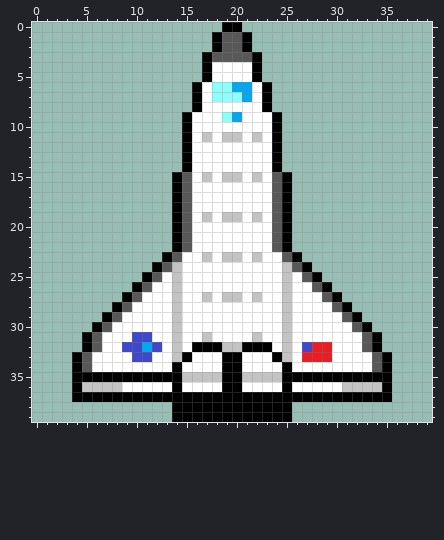
A pixel-art sprite gets an edit: src/main/resources/ship.png. The picture above is the old version.
The file is 40x40 pixels.
New version:
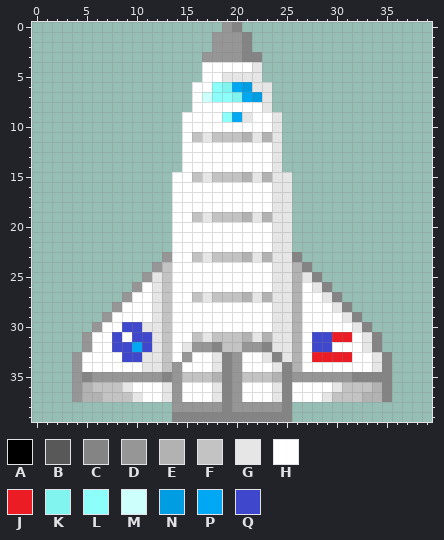
Palette (. is transparent): A #000000  B #585858  C #848484  D #969696  E #b2b2b2  F #c3c3c3  G #e6e6e6  H #ffffff  J #ec1c24  K #81f4f0  L #8cfffb  M #cdfffd  N #019de3  P #00a8f3  Q #3f48cc
Changes in this commit:
@@ x 0..39 @@
- 0 ...................AA...................
- 1 ..................ABBA..................
- 2 ..................ABBA..................
- 3 .................ABBBBA.................
- 4 .................AHHHHA.................
- 5 .................AHHHHA.................
- 6 ................AHLLPPHA................
- 7 ................AHLLLPHA................
- 8 ................AHHHHHHA................
- 9 ...............AHHHLPHHHA...............
-10 ...............AHHHHHHHHA...............
-11 ...............AHFHFFHFHA...............
-12 ...............AHHHHHHHHA...............
-13 ...............AHHHHHHHHA...............
-14 ...............AHHHHHHHHA...............
-15 ..............ABHFHFFHFHBA..............
-16 ..............ABHHHHHHHHBA..............
-17 ..............ABHHHHHHHHBA..............
-18 ..............ABHHHHHHHHBA..............
-19 ..............ABHFHFFHFHBA..............
-20 ..............ABHHHHHHHHBA..............
-21 ..............ABHHHHHHHHBA..............
-22 ..............ABHHHHHHHHBA..............
-23 .............ABHHFHFFHFHHBA.............
-24 ............ABFHHHHHHHHHHFBA............
-25 ...........ABHFHHHHHHHHHHFHBA...........
-26 ..........ABHHFHHHHHHHHHHFHHBA..........
-27 .........ABHHHFHHFHFFHFHHFHHHBA.........
-28 ........ABHHHHFHHHHHHHHHHFHHHHBA........
-29 .......ABHHHHHFHHHHHHHHHHFHHHHHBA.......
-30 ......ABHHHHHHFHHHHHHHHHHFHHHHHHBA......
-31 .....ABHHHQQHHFHHFHHHHFHHFHHHHHHHBA.....
-32 .....ABHHQQPQHFHAAAFFAAAHFHQJJHHHBA.....
-33 ....ABHHHHQQHHFAHHHAAHHHAFHJJJHHHHBA....
-34 ....ABHHHHHHHHAHHHHAAHHHHAHHHHHHHHBA....
-35 ....AAAAAAAAAAAFFFFAAFFFFAAAAAAAAAAA....
-36 ....AFFFFHHHHHAHHHHAAHHHHAHHHHHFFFFA....
-37 ....AAAAAAAAAAAAAAAAAAAAAAAAAAAAAAAA....
-38 ..............AAAAAAAAAAAA..............
-39 ..............AAAAAAAAAAAA..............
+ 0 ...................DC...................
+ 1 ..................DDDC..................
+ 2 ..................DDDC..................
+ 3 .................DDDDCC.................
+ 4 .................HHHHHG.................
+ 5 .................HHGGGG.................
+ 6 ................HHLKPNGG................
+ 7 ................HMLLKPNG................
+ 8 ................HHHHHHHG................
+ 9 ...............HHHHLPGHHG...............
+10 ...............HHHHHHHHHG...............
+11 ...............HFGFFFEGEG...............
+12 ...............HHHHHHHHHG...............
+13 ...............HHHHHHHHHG...............
+14 ...............HHHHHHHHHG...............
+15 ..............HHFGFFFEGEGG..............
+16 ..............HHHHHHHHHHGG..............
+17 ..............HHHHHHHHHHGG..............
+18 ..............HHHHHHHHHHGG..............
+19 ..............HHFGFFFEGEGG..............
+20 ..............HHHHHHHHHHGG..............
+21 ..............HHHHHHHHHHGG..............
+22 ..............HHHHHHHHHHGG..............
+23 .............DHHFGFFFEGEGGC.............
+24 ............DFHHHHHHHHHHGGEC............
+25 ...........DGFHHHHHHHHHHGGEGC...........
+26 ..........DHGFHHHHHHHHHHGGEHGC..........
+27 .........DHHGFHHFGFFFEGEGGEHHGC.........
+28 ........DHHHGFHHHHHHHHHHGGEHHHGC........
+29 .......DHHHHGFHHHHHHHHHHGGEHHHHGC.......
+30 ......DHHQQGGFHHHHHHHHHHGGEHHHHHGC......
+31 .....DHHQHQQGFHHFGFFFEGEGGEHQQJJHGC.....
+32 .....DHHQQPQGFHGDDCFFDDCGGEHQQHHHGC.....
+33 ....DHHHHQQGGFHDHHGCDHHGCGEHJJJJHHGC....
+34 ....DHHHHHHGGFDHHHGCDHHHGCEHHHHHHHGC....
+35 ....DCDDDDDDDCDFFFECDFFFECDDDDDDCCCC....
+36 ....DEFFFGHHHGDHHHGCDHHHGCHHHHGFFFEC....
+37 ....DEEFFFGHHGDHHHGCDHHHGCHHHGFFFEEC....
+38 ..............DDDDDCDDDDDC..............
+39 ..............CCCCCCCCCCCC..............
Boxes around the changes in both pictures, in picture pixels (x1, y1, x2, y2):
changed: (72, 22, 392, 422)
